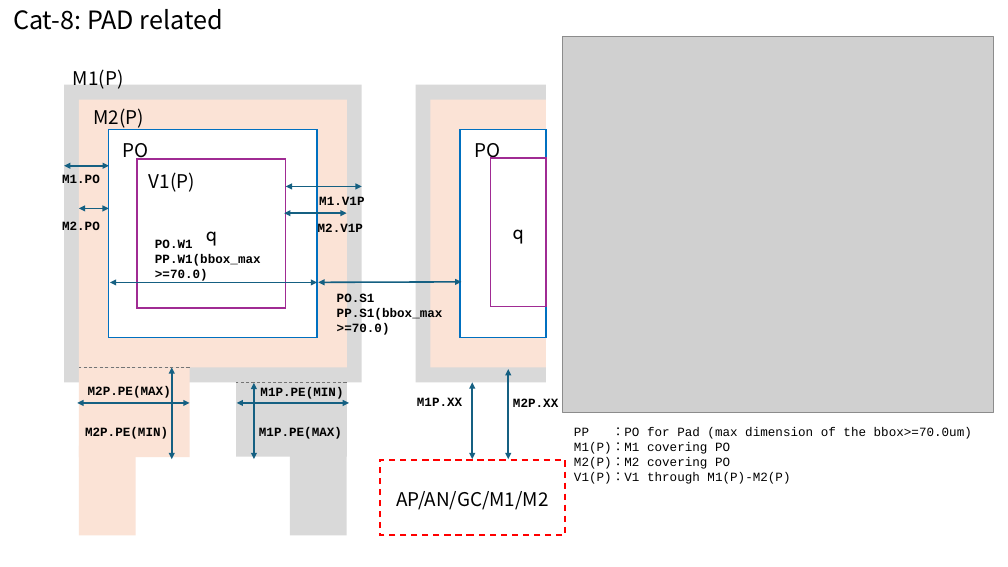
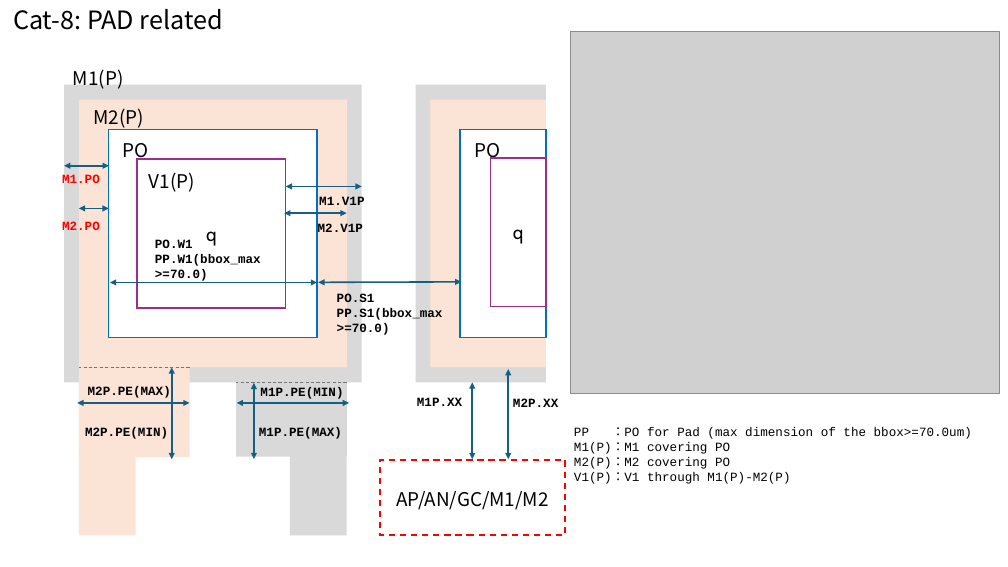
Before and after one commit to OpenSUSI/TR-1um, a slide deck: slide 10 of Document/TR-1um_DRC_summary.pptx. Drawn at 1008x567 pixels with LibreOffice and Linux fonts; fonts in the diff are those of the drawing; grey boxes stand for pictures. Boxes give left, top, right and bottom in pixels: in the first picture for what was removed or moved away, otherwise in the second. Text is boxed around its words. In the diff, an @@ line names an element or a change of style, - is before the commit and + after.

```diff
--- a/Document/TR-1um_DRC_summary.pptx
+++ b/Document/TR-1um_DRC_summary.pptx
@@ picture: place and size @@
-picture at bbox=[563, 36, 994, 412]
+picture at bbox=[571, 32, 1000, 393]
@@ text "M1.PO" at bbox=[62, 174, 100, 187]: text colour #000000 to #FF0000 @@
@@ text "M2.PO" at bbox=[62, 221, 100, 234]: text colour #000000 to #FF0000 @@
```
Also in this commit, not shown: 5 other slides changed, 9 slides added, 1 other file.
